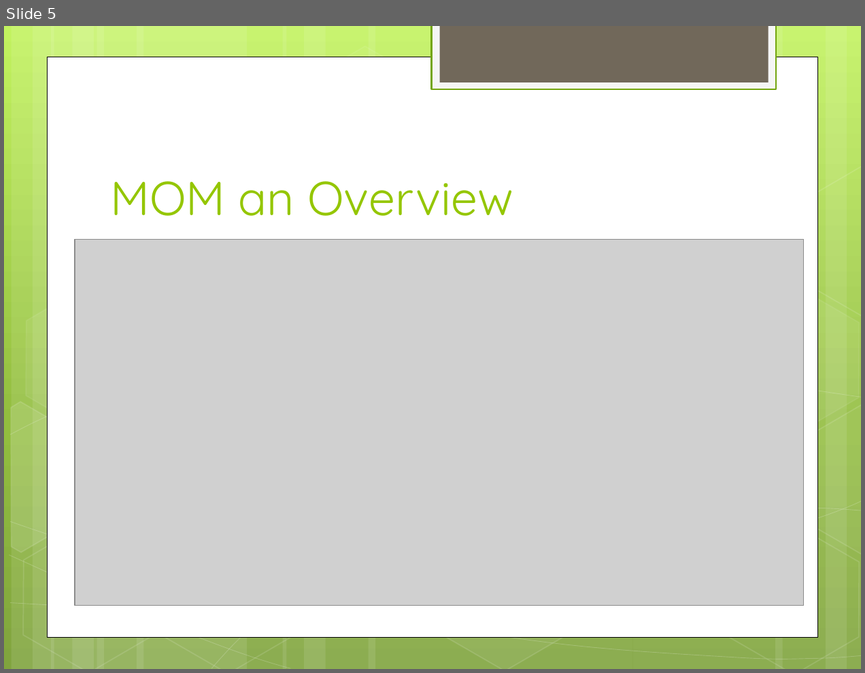
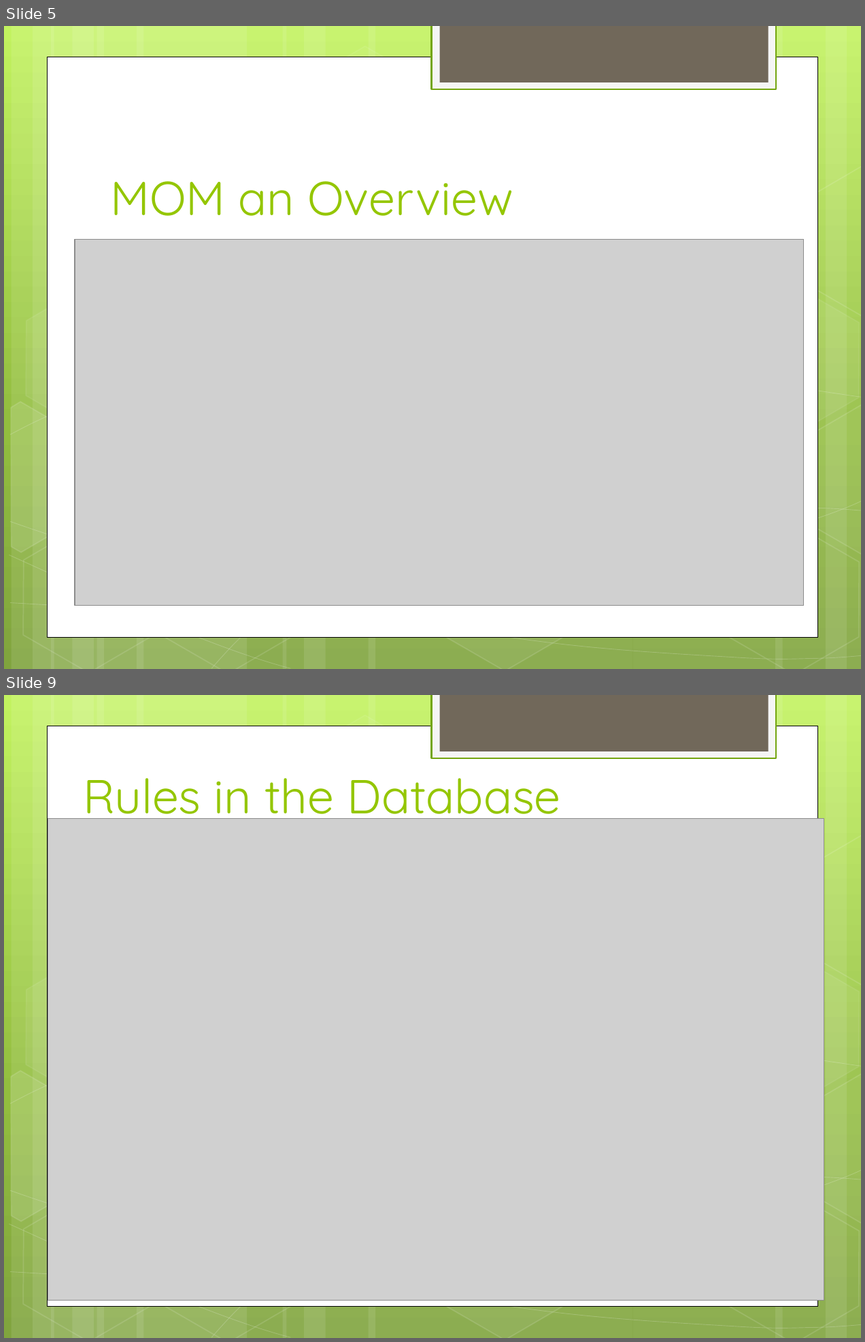
Before and after one commit to Zucka/MOM, a slide deck: other/Presentation-Lars.pptx. Shown one above the other, each under a label of ours: slide 5 before the commit, slides 5 and 9 after it; the slides between them are not shown. The pictures are 865x673 and 865x1342 pixels, drawn with LibreOffice and Linux fonts; fonts in the diff are those of the drawing; grey boxes stand for pictures. Boxes give left, top, right and bottom in pixels: in the first picture for what was removed or moved away, otherwise in the second. Text is boxed around its words. In the diff, an @@ line names an element or a change of style, - is before the commit and + after.

```diff
--- a/other/Presentation-Lars.pptx
+++ b/other/Presentation-Lars.pptx
@@ slide 9 added at <box>4,695,861,1338</box>, background gradient #C3F35F to #93BF3F to #81A53E; not listed: 30 template elements that a slide beside it also shows @@
@@ title added at <box>84,778,561,826</box>, 40 pt, text #94C600 @@
+Rules in the Database
@@ picture added at <box>48,818,824,1300</box> @@
```
Also in this commit, not shown: 16 other slides added, 3 other files.
